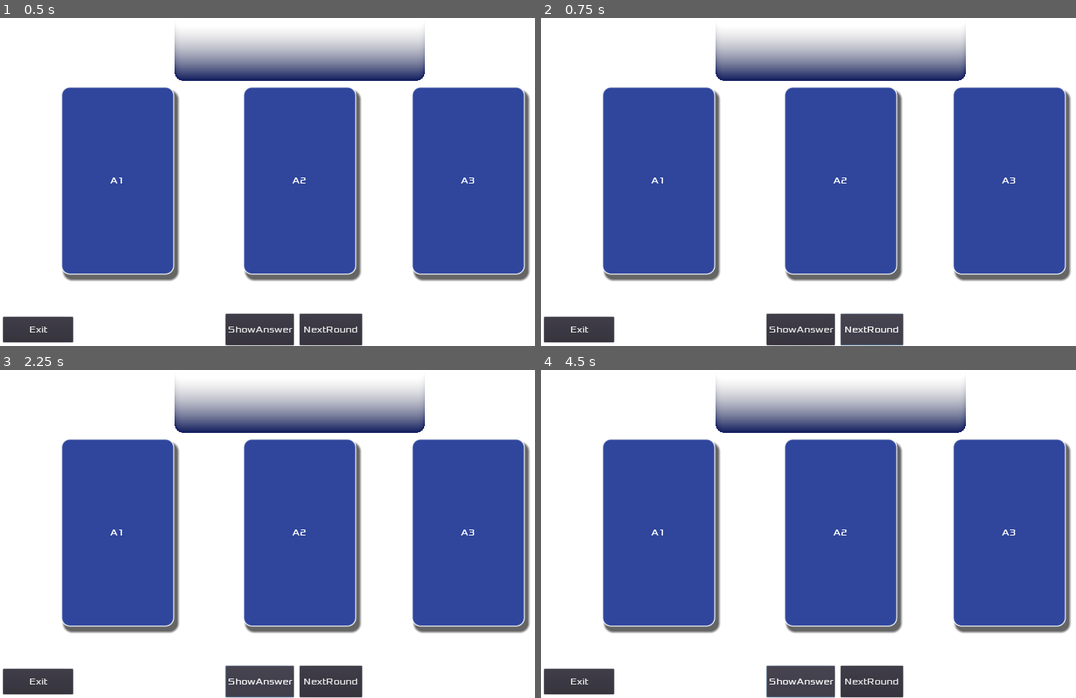
Above: before the commit, frames 1-4 (two rows, left to right).
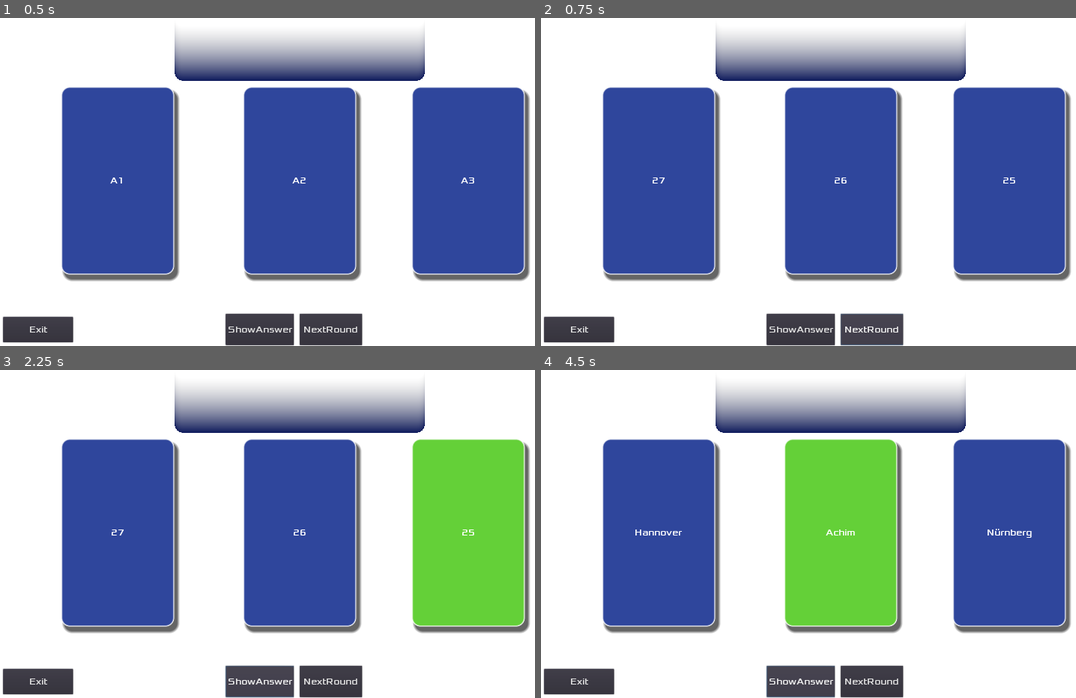
Above: after the commit, the same moments.

Repository: independens/1-2-oder-3
Game: Godot game, scene res://Main.tscn
The game is run twice, just before and just after one commit, with the same random seed, the same clock (stepped at 60 frames per second) and the same inputs.
Inputs:
- Up to frame 1 (0.5 s): no input
- Up to frame 2 (0.75 s): click "NextRound" at 0.5 s
- Up to frame 3 (2.25 s): click "NextRound" at 1.25 s; click "ShowAnswer" at 2 s
- Up to frame 4 (4.5 s): click "ShowAnswer" at 2.75 s; click "NextRound" at 3.5 s; click "ShowAnswer" at 4.25 s

Frame 1 is identical in both runs. In frame 2, less than 0.1% of the frame differs, in the area x 20-89%, y 48-51%; in frame 3, 12%; in frame 4, 12%, in the area x 17-92%, y 21-79%.
Error before the commit: Attempt to call function 'hide' in base 'null instance' on a null instance. (res://Main.gd:16)

Commit message:
fix script referencing deleted answer borders

Diff:
--- a/Main.gd
+++ b/Main.gd
@@ -13,9 +13,6 @@
 	$Antwort1.add_stylebox_override("normal", default_stylebox)
 	$Antwort2.add_stylebox_override("normal", default_stylebox)
 	$Antwort3.add_stylebox_override("normal", default_stylebox)
-	$Richtig1.hide()
-	$Richtig2.hide()
-	$Richtig3.hide()
 	var question_data = rand_question()
 	var q_text = question_data[0]
 	$Question.text = q_text
